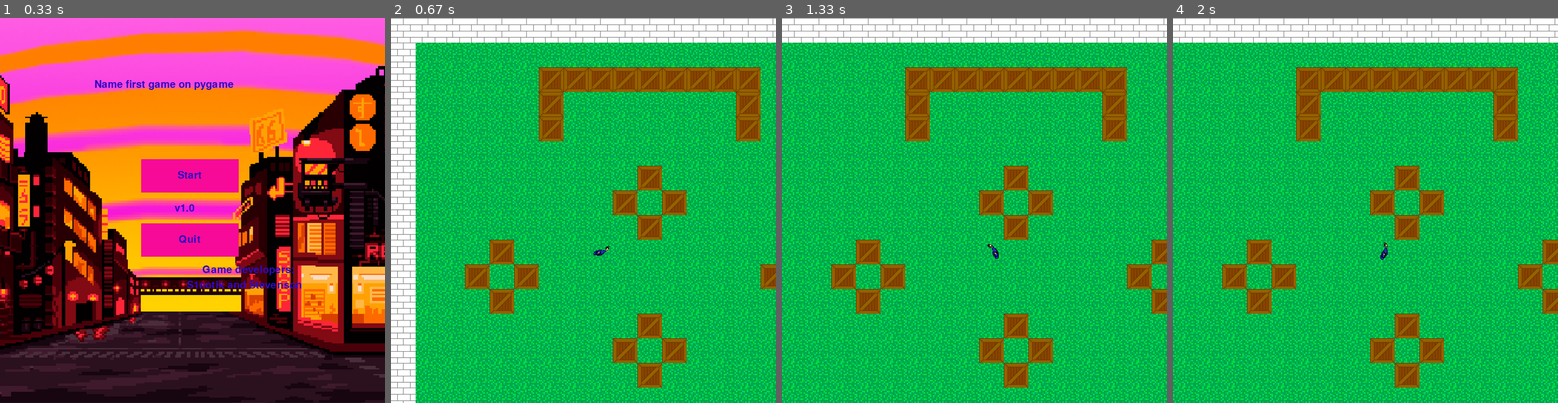
Above: before the commit, frames 1-4 (left to right).
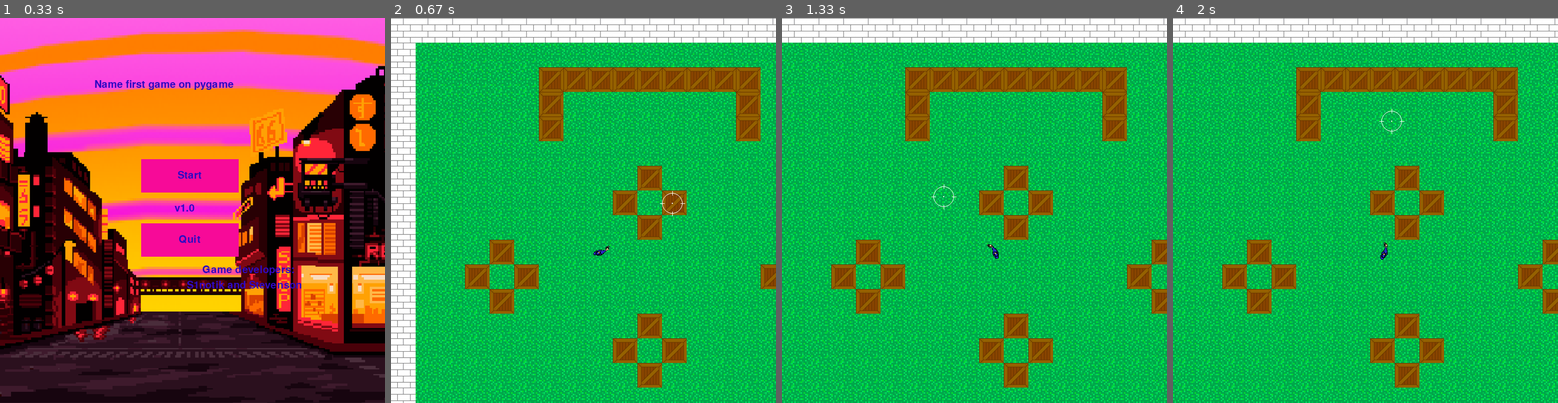
Above: after the commit, the same moments.

Repository: Stevenson707/Game_on_Pygame
Game: pygame game, started from game.py
Same seed, same stepped clock (60 frames per second), same inputs: the game is played once before the commit and once after it.
Inputs (mouse positions are in pixels of both pictures, inside the frame that each line leads up to):
- Up to frame 1 (0.33 s): no input
- Up to frame 2 (0.67 s): press the mouse at (579, 175) at 0.37 s; move the mouse to (625, 191) at 0.47 s; release the mouse at (672, 202) at 0.6 s
- Up to frame 3 (1.33 s): tap D at 0.67 s; hold Up from 1 s (still down); move the mouse to (943, 195) at 1.03 s
- Up to frame 4 (2 s): release Up at 1.47 s; hold Down 1.5-1.8 s; move the mouse to (1238, 75) at 1.53 s; hold Up from 1.83 s (still down); move the mouse to (1392, 121) at 1.87 s

Frame 1 is identical in both runs. In frame 2, less than 0.1% of the frame differs, in the area x 69-77%, y 44-52%; in frame 3, less than 0.1%; in frame 4, less than 0.1%.

Commit message:
drawCursor

Diff:
--- a/game.py
+++ b/game.py
@@ -38,7 +38,7 @@
     'road': load_image('sprites/box.png'),
     # 'bot': load_image('sprites/HT.png')
 }
-player_image = load_image('sprites/Jacob_pewpew.png')
+player_image = load_image('sprites/Jacob_pewpew.png').convert_alpha()
 bot_image = load_image('sprites/HT.png')
 # bullet_image = load_image("sprites/bullet.png")
 
@@ -78,17 +78,6 @@
         self.rect = self.image.get_rect().move(
             tile_width * pos_x, tile_height * pos_y)
         self.abs_pos = (self.rect.x, self.rect.y)
-
-
-class MoveObject(pygame.sprite.Sprite):
-    def __init__(self, sheet, x=0, y=0):
-        super().__init__(constants.all_sprites)
-        self.image = sheet
-        self.original_image = self.image
-        constants.Moveble_items.add(self)
-        self.rect = self.image.get_rect()
-        self.rect.centerx = x
-        self.rect.centery = y
 
 
 class Bullet(pygame.sprite.Sprite):
@@ -121,8 +110,6 @@
         #self.rect = self.surf.get_rect(center=(400, 400))
         #self.pos = (pos_x, pos_y)
 
-        #self.speed = speed
-
     def move(self, x, y):
         camera.dx -= tile_width * (x - self.pos[0])
         camera.dy -= tile_height * (y - self.pos[1])
@@ -159,34 +146,20 @@
         self.image = bot_image
         self.rect = self.image.get_rect().move(tile_width * pos_x + 15, tile_height * pos_y + 5)
         self.pos = (pos_x, pos_y)
-        print(self.pos)
-
-
-# def drawCursor(x, y):
-    #pygame.draw.circle(screen, (255, 255, 255), (x, y), 20, 1)
-   # pygame.draw.circle(screen, (255, 255, 255), (x, y), 1)
-   # pygame.draw.line(screen, (255, 255, 255), (x - 24, y), (x - 16, y))
-  #  pygame.draw.line(screen, (255, 255, 255), (x + 24, y), (x + 16, y))
-   # pygame.draw.line(screen, (255, 255, 255), (x, y - 24), (x, y - 16))
-   # pygame.draw.line(screen, (255, 255, 255), (x, y + 24), (x, y + 16))
-
-
-class Cursor(pygame.sprite.Sprite):  # Курсор
-    image = load_image("sprites/hm_crosshair.png")
-    cursor = pygame.transform.scale(image, (15, 15))
-    constants.all_sprites.add()
-
-    def __init__(self, *group):
-        super().__init__(*group)
-        self.image = Cursor.cursor
-        self.rect = self.image.get_rect()
-
-    def update(self, *args):
-        self.rect.x = args[0][0] - self.rect.width // 2
-        self.rect.y = args[0][1] - self.rect.height // 2
-
-
-# cursorPX, cursorPY = 500 // 3, 500 // 2 - 200
+
+
+
+def drawCursor(x, y):
+    pygame.draw.circle(screen, (255, 255, 255), (x, y), 20, 1)
+    pygame.draw.circle(screen, (255, 255, 255), (x, y), 1)
+    pygame.draw.line(screen, (255, 255, 255), (x - 24, y), (x - 16, y))
+    pygame.draw.line(screen, (255, 255, 255), (x + 24, y), (x + 16, y))
+    pygame.draw.line(screen, (255, 255, 255), (x, y - 24), (x, y - 16))
+    pygame.draw.line(screen, (255, 255, 255), (x, y + 24), (x, y + 16))
+
+
+
+cursorPX, cursorPY = 500 // 3, 500 // 2 - 200
 pygame.mouse.set_visible(True)
 player = None
 clock = pygame.time.Clock()
@@ -267,7 +240,6 @@
 music_on_lvl2 = True
 
 camera = Camera()
-cursor = Cursor(constants.Cursors)
 
 current_scene = None
 FONT = 'data/sprites/font2.ttf'
@@ -452,7 +424,7 @@
 
 
 def level_scene1():
-    global cursorPX, cursorPY, level_map, hero, max_x, max_y, camera, flPause2, music_on_lvl2, cursor, player_image
+    global cursorPX, cursorPY, level_map, hero, max_x, max_y, camera, flPause2, music_on_lvl2, player_image
     level_map = load_level("levels/the_map1.txt")
     hero, max_x, max_y = generate_level(level_map)
     camera.update(hero)
@@ -461,6 +433,7 @@
     pygame.mixer.music.play(-1)
     running = True
     presses = pygame.key.get_pressed()
+    pygame.mouse.set_visible(False)
 
     # Удаление неподвижного спрайта персонажа
     count = 0
@@ -497,24 +470,22 @@
                 elif event.key == pygame.K_F9 and not music_on_lvl2:
                     music_on_lvl2 = True
                     pygame.mixer.music.play(-1)
-            elif event.type == pygame.MOUSEMOTION:
-                if pygame.mouse.get_focused():
-                    cursor.update(event.pos)
 
         for x in constants.all_sprites:
             x.move(presses)
             screen.blit(x.surf, x.rect)
-        # Player.rotate(cursor.rect.centerx, cursor.rect.centery)
-          #if pygame.mouse.get_focused():
-            # constants.Cursors.draw(screen)
         constants.all_sprites.update()
 
         player_coords.rotate()
+
+        constants.all_sprites.draw(screen)
+        cursorPX, cursorPY = pygame.mouse.get_pos()
+        drawCursor(cursorPX, cursorPY)
+        pygame.display.update()
 
         screen.fill(pygame.Color(153, 19, 186))
         constants.all_sprites.update()
         sprite_group.draw(screen)
-        cursorPX, cursorPY = pygame.mouse.get_pos()
         hero_group.draw(screen)
         # bot_group.draw(screen)
         clock.tick(FPS)
